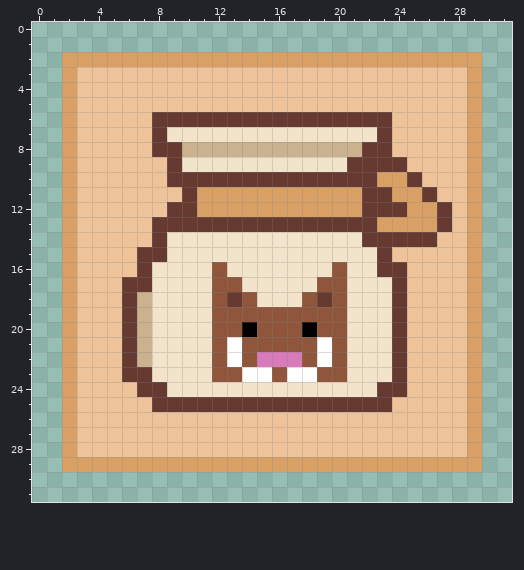
Pixel-art file, stored at Assets/Elia/Assets/seeds/Boar Seed.ase. The picture above was drawn from the file before the commit.
32x32 pixels, 1 frame. Colours within 5 levels of each other are drawn and written as one.
The result:
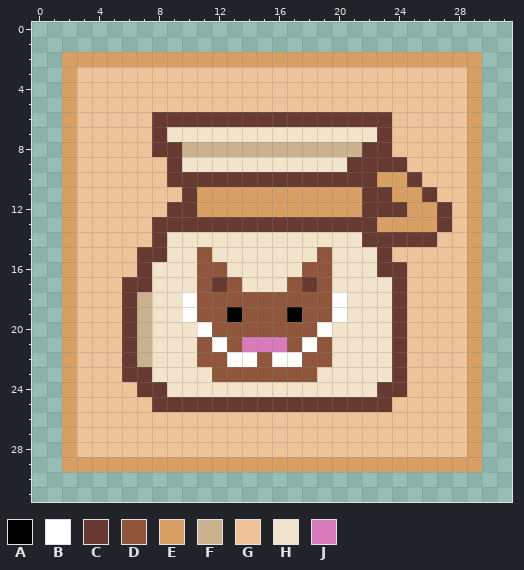
Palette (. is transparent): A #000000  B #ffffff  C #663931  D #8f563b  E #d9a066  F #cab28e  G #eec39a  H #f2e4ca  J #d77bba
From the commit log: Drop fruit/seed + achat Plot
Change:
The edit turns colour D into colour A in row 19 at x 13 and 17.
The edit turns colour D into colour B in rows 18 to 19 at x 20; in row 20 at x 19; in row 21 at x 12 and 18; in row 22 at x 14.
The edit turns colour H into colour B in rows 18 to 19 at x 10; in row 20 at x 11.
The edit turns colour J into colour B in row 22 at x 16 to 17.
The edit turns colour D into colour C in row 17 at x 12.
The edit turns colour H into colour C in row 17 at x 18.
The edit turns colour A into colour D in row 20 at x 14 and 18.
The edit turns colour B into colour D in row 21 at x 13 and 19; in row 22 at x 19; in row 23 at x 14 to 15 and 17 to 18.
The edit turns colour C into colour D in row 18 at x 13 and 19.
The edit turns colour H into colour D in row 15 at x 11 and 19; in row 16 at x 11 and 18 to 19; in row 17 at x 11 and 17; in row 18 at x 11 and 15 to 17; in row 19 at x 11; in rows 21 to 22 at x 11.
The edit turns colour J into colour D in row 22 at x 15.
The edit turns colour D into colour H in rows 16 to 17 at x 20; in rows 20 to 22 at x 20; in row 23 at x 19 to 20.
The edit turns colour D into colour J in row 21 at x 14 to 16.
Pixel boxes of the changes (left, top, right, bottom) in both pictures:
changed: (182, 247, 347, 382)
